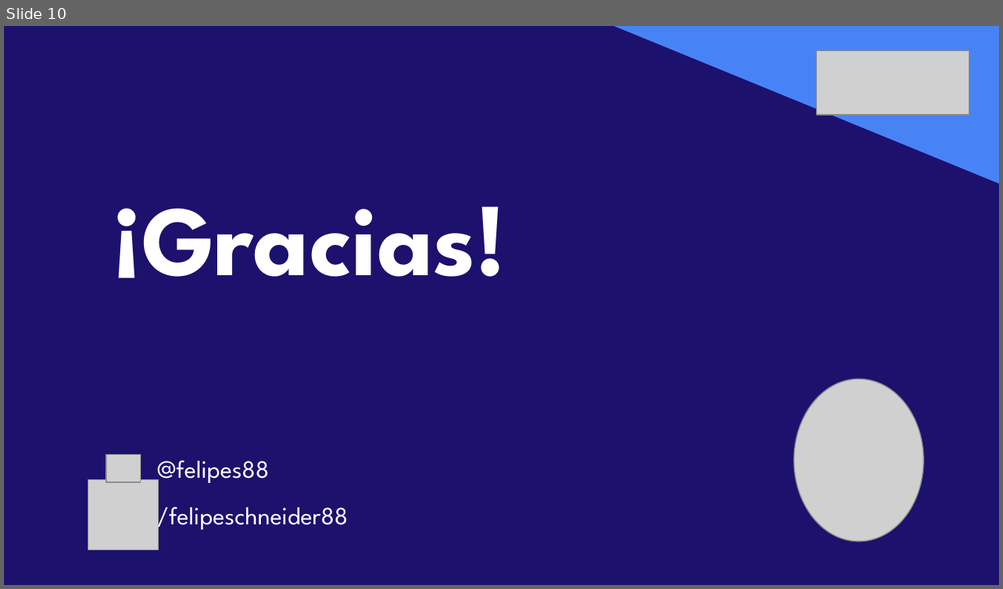
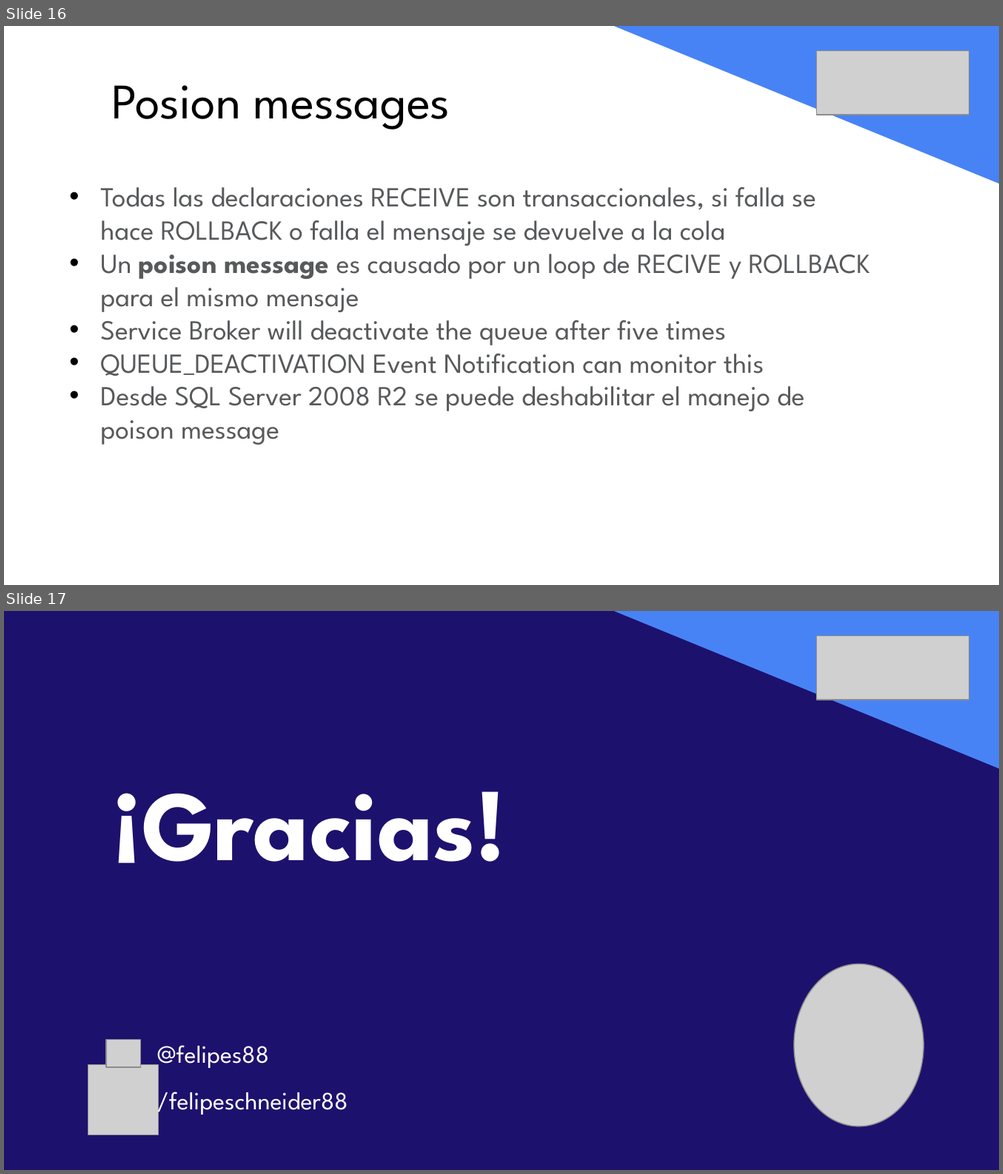
Before and after one commit to felipeschneider88/charlas, a slide deck: vOpen2019/vOpen19-UY-FelipeSchneider.pptx. Shown one above the other, each under a label of ours: slide 10 before the commit, slides 16 and 17 after it. The pictures are 1003x589 and 1003x1174 pixels, drawn with LibreOffice and Linux fonts; fonts in the diff are those of the drawing; grey boxes stand for pictures. Boxes give left, top, right and bottom in pixels: in the first picture for what was removed or moved away, otherwise in the second. Text is boxed around its words. In the diff, an @@ line names an element or a change of style, - is before the commit and + after.

Commit message:
Presentacion final
Se agregó imagen de arquitectura y se modifico script para que use la base HolaMundo

```diff
--- a/vOpen2019/vOpen19-UY-FelipeSchneider.pptx
+++ b/vOpen2019/vOpen19-UY-FelipeSchneider.pptx
@@ slide 16 added at <box>4,26,999,585</box>, background #FFFFFF @@
@@ right triangle added at <box>614,26,999,184</box>, fill #4883F6 @@
@@ picture added at <box>817,51,970,115</box> @@
@@ text added at <box>111,85,450,130</box>, 36 pt, text #000000 @@
+Posion messages
@@ text added at <box>100,187,870,445</box>, 20 pt, text #58595B @@
+• Todas las declaraciones RECEIVE son transaccionales, si falla se hace ROLLBACK o falla el mensaje se devuelve a la cola
+• Un poison message es causado por un loop de RECIVE y ROLLBACK para el mismo mensaje
+    • Service Broker will deactivate the queue after five times
+• QUEUE_DEACTIVATION Event Notification can monitor this
+• Desde SQL Server 2008 R2 se puede deshabilitar el manejo de poison message
@@ what was slide 10 is now slide 17 @@
```
Also in this commit, not shown: 2 slides changed, 10 other slides added, 4 slides removed, 2 other files.
